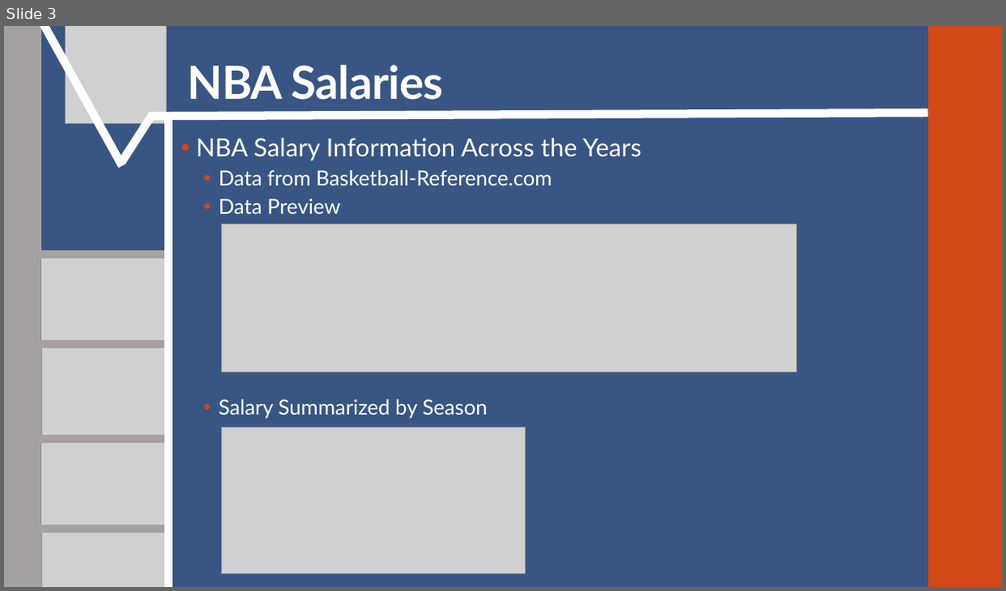
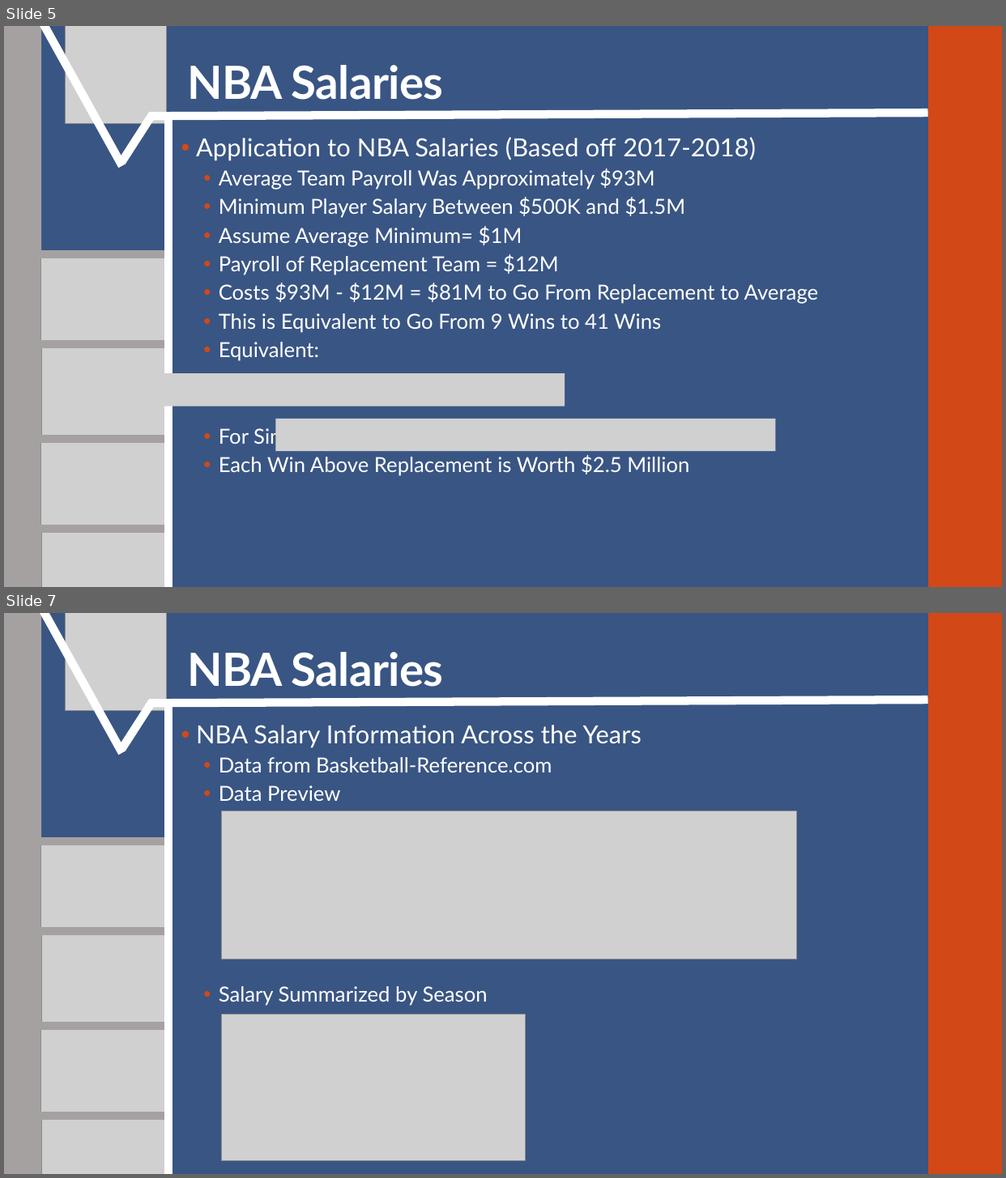
Before and after one commit to SuperMarioGiacomazzo/STOR538_WEBSITE, a slide deck: Slides/Basketball 4/Basketball_4_Lecture.pptx. Shown one above the other, each under a label of ours: slide 3 before the commit, slides 5 and 7 after it; the slides between them are not shown. The pictures are 1006x591 and 1006x1178 pixels, drawn with LibreOffice and Linux fonts; fonts in the diff are those of the drawing; grey boxes stand for pictures. Boxes give left, top, right and bottom in pixels: in the first picture for what was removed or moved away, otherwise in the second. Text is boxed around its words. In the diff, an @@ line names an element or a change of style, - is before the commit and + after.

```diff
--- a/Slides/Basketball 4/Basketball_4_Lecture.pptx
+++ b/Slides/Basketball 4/Basketball_4_Lecture.pptx
@@ slide 5 added at (4,26,1002,587), background #395583; not listed: 2 template elements that a slide beside it also shows @@
@@ line added from (40, 26) to (122, 166), #FFFFFF 8 pt @@
@@ picture added at (65,26,166,123) @@
@@ title added at (187,65,444,100), 44 pt, text #FFFFFF, bold @@
+NBA Salaries
@@ line added from (122, 161) to (152, 115), #FFFFFF 8 pt @@
@@ line added from (149, 116) to (928, 113), #FFFFFF 8 pt @@
@@ line added from (168, 587) to (168, 115), #FFFFFF 8 pt @@
@@ text added at (196,137,819,476), 20 pt, text #FFFFFF @@
+• Application to NBA Salaries (Based off 2017-2018)
+  • Average Team Payroll Was Approximately $93M
+  • Minimum Player Salary Between $500K and $1.5M
+  • Assume Average Minimum= $1M
+  • Payroll of Replacement Team = $12M
+  • Costs $93M - $12M = $81M to Go From Replacement to Average
+  • This is Equivalent to Go From 9 Wins to 41 Wins
+  • Equivalent:
+  • For Simplicity/Laziness,
+  • Each Win Above Replacement is Worth $2.5 Million
@@ line added from (35, 254) to (165, 254), #A6A1A1 8 pt @@
@@ picture added at (40,257,172,348) @@
@@ line added from (34, 344) to (164, 344), #A6A1A1 8 pt @@
@@ picture added at (41,348,172,439) @@
@@ picture added at (65,373,565,407) @@
@@ picture added at (275,419,776,452) @@
@@ line added from (35, 439) to (165, 439), #A6A6A6 8 pt @@
@@ line added from (35, 439) to (165, 439), #A6A1A1 8 pt @@
@@ picture added at (40,442,172,533) @@
@@ line added from (34, 529) to (164, 529), #A6A1A1 8 pt @@
@@ picture added at (41,533,172,587) @@
@@ what was slide 3 is now slide 7 @@
```
Also in this commit, not shown: 7 slides changed, 4 other slides added, 5 slides removed, 5 other files.
